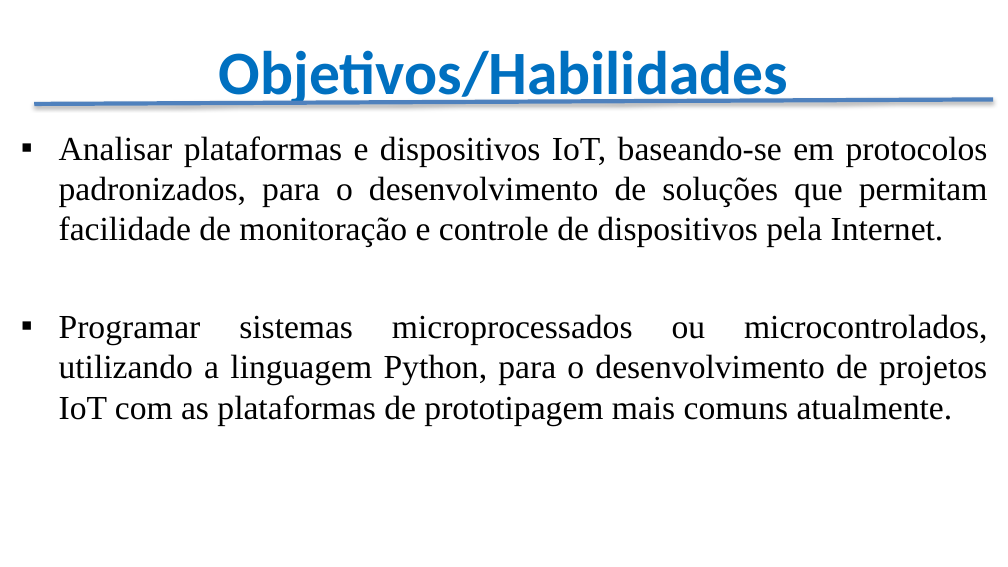
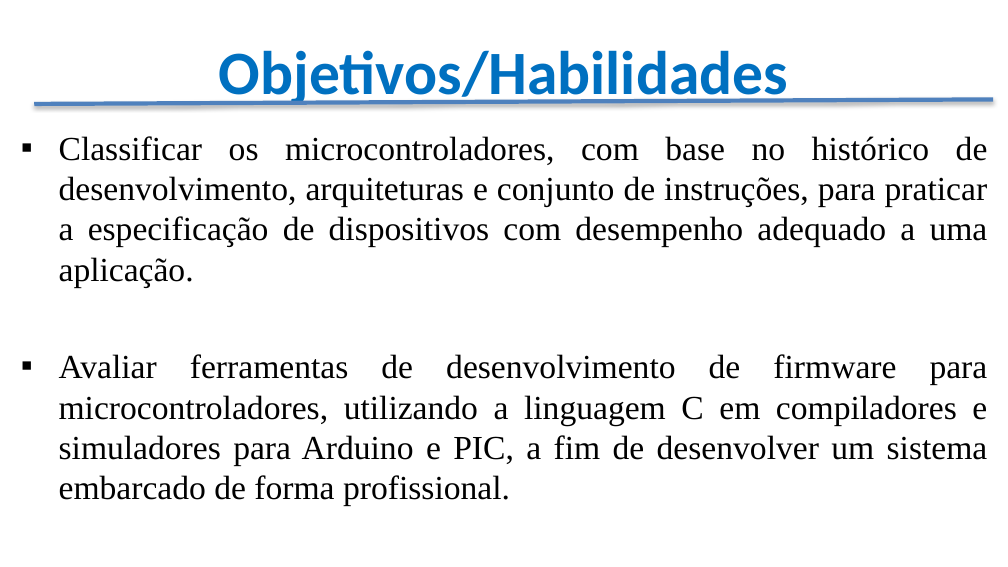
Before and after one commit to CloudEducationBrazil/WydenArea1ProgramacaoMicrocontroladores, a slide deck: slide 12 of Apresentação - Programação Microcontroladores.pptx (slide 9 before the commit). Drawn at 1008x567 pixels with LibreOffice and Linux fonts; fonts in the diff are those of the drawing; background and template pictures are left out. Boxes give left, top, right and bottom in pixels: in the first picture for what was removed or moved away, otherwise in the second. Text is boxed around its words. In the diff, an @@ line names an element or a change of style, - is before the commit and + after.

Commit message:
Apresentação da disciplina Microcontroladores.

```diff
--- a/Apresentação - Programação Microcontroladores.pptx
+++ b/Apresentação - Programação Microcontroladores.pptx
@@ text at [59, 136, 988, 506]: text changed @@
-▪ Analisar plataformas e dispositivos IoT, baseando-se em protocolos padronizados, para o desenvolvimento de soluções que permitam facilidade de monitoração e controle de dispositivos pela Internet.
-▪ Programar sistemas microprocessados ou microcontrolados, utilizando a linguagem Python, para o desenvolvimento de projetos IoT com as plataformas de prototipagem mais comuns atualmente.
+▪ Classificar os microcontroladores, com base no histórico de desenvolvimento, arquiteturas e conjunto de instruções, para praticar a especificação de dispositivos com desempenho adequado a uma aplicação.
+▪ Avaliar ferramentas de desenvolvimento de firmware para microcontroladores, utilizando a linguagem C em compiladores e simuladores para Arduino e PIC, a fim de desenvolver um sistema embarcado de forma profissional.
```
Also in this commit, not shown: 11 other slides changed, 7 slides added, 2 slides removed.
